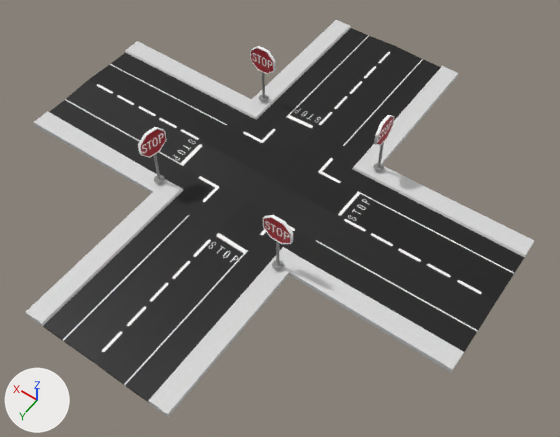
Renders of the FBX model Divine Dine/Assets/Environment/Road/roadIntersection.fbx from each side of a commit.
The view is the same before and after, from a 50 mm lens placed at (-81.4, 76.1, 167.7), pointed at (-9.5, -24.5, 9.6). Lighting does not change. The marker at lower left points along +X, +Y and +Z. Where no turn or scale is listed for an object, it has been applied to the vertices.
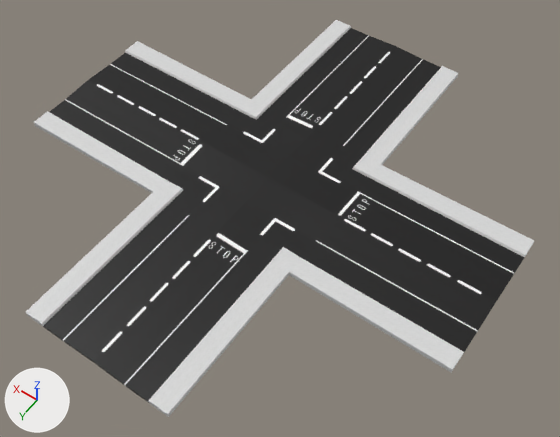
The newer file is also turned or shifted as a whole; pictures and numbers use the older file's frame.

Pixel boxes (x1, y1, x2, y2) of what changed, in the pictures (560 x 437 px):
'pCylinder2', deleted: before (263, 215, 293, 270)
'pCylinder3', deleted: before (138, 127, 167, 183)
'pCylinder5', deleted: before (250, 46, 276, 101)
'pCylinder4', deleted: before (373, 115, 394, 171)

The change in detail:
Object 'pCylinder3' (ob_pcylinder3) is deleted.
Object 'pCylinder2' (ob_pcylinder2) is deleted.
Object 'pCylinder4' (ob_pcylinder4) is deleted.
Object 'pCylinder5' (ob_pcylinder5) is deleted.
